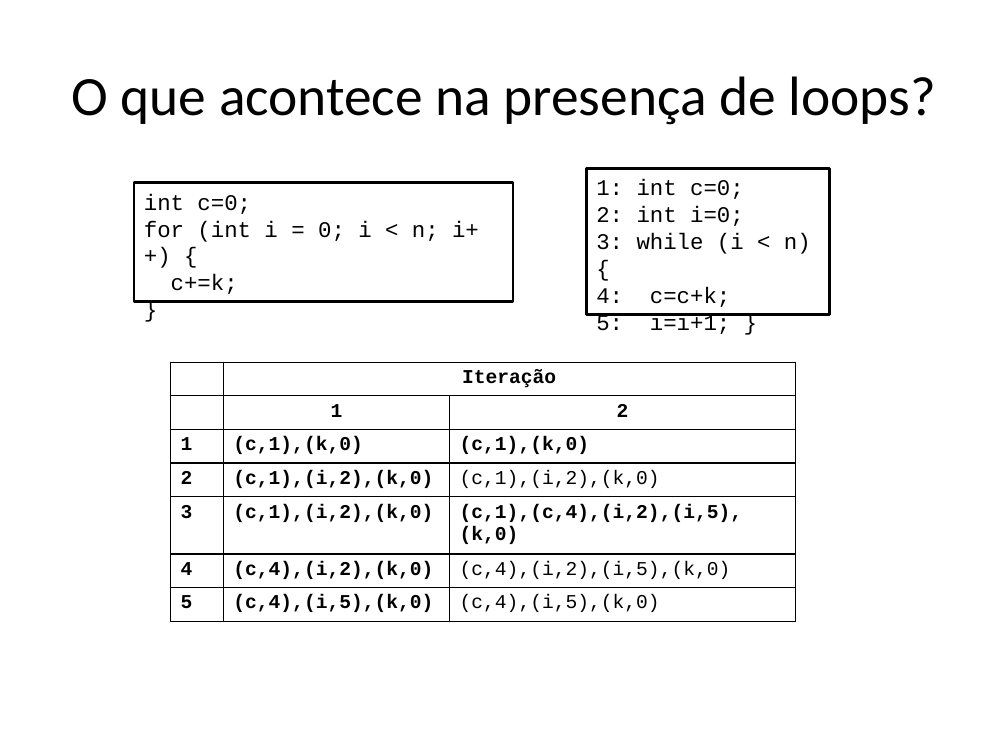
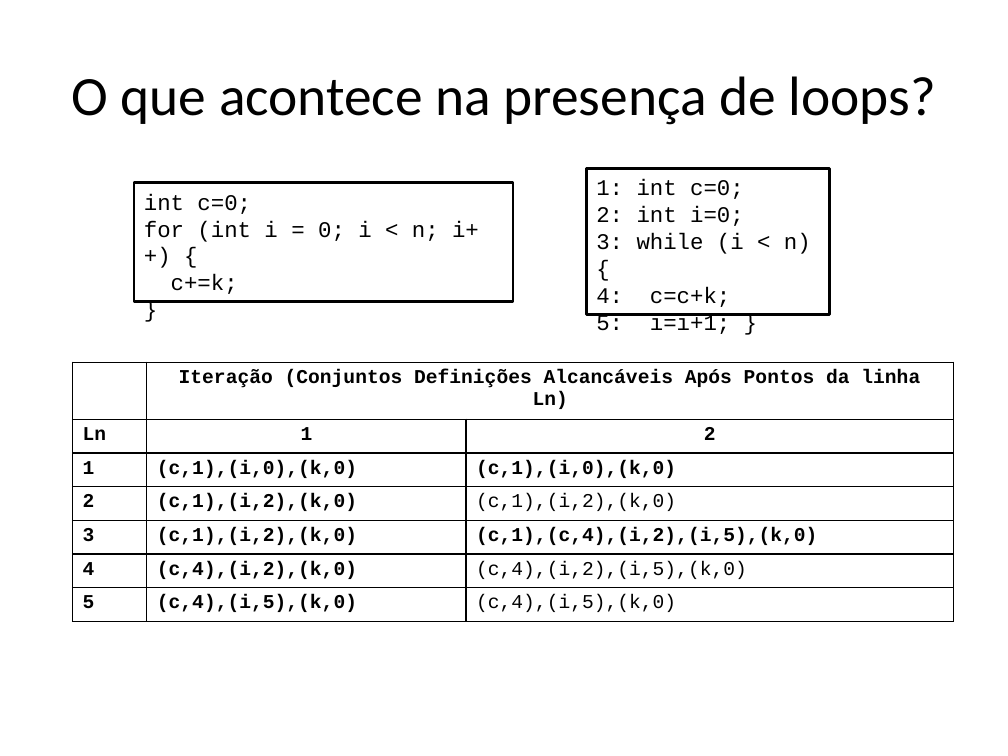
Before and after one commit to damorim/compilers-cin, a slide deck: slide 28 of slides-aulas/analise-estatica.pptx. Drawn at 1008x756 pixels with LibreOffice and Linux fonts; fonts in the diff are those of the drawing. Boxes give left, top, right and bottom in pixels: in the first picture for what was removed or moved away, otherwise in the second. Text is boxed around its words. In the diff, an @@ line names an element or a change of style, - is before the commit and + after.

```diff
--- a/slides-aulas/analise-estatica.pptx
+++ b/slides-aulas/analise-estatica.pptx
@@ table at <box>73,362,955,616</box> @@
-row 1, column 2: Iteração
+row 1, column 2: Iteração (Conjuntos Definições Alcancáveis Após Pontos da linha Ln)
-row 2, column 1: 
+row 2, column 1: Ln
-row 3, column 2: (c,1),(k,0)
+row 3, column 2: (c,1),(i,0),(k,0)
-row 3, column 3: (c,1),(k,0)
+row 3, column 3: (c,1),(i,0),(k,0)
@@ table: place and size @@
-table at <box>170,362,795,616</box>
+table at <box>73,362,955,616</box>
```
Also in this commit, not shown: 2 other slides changed, 1 slide added, 1 slide removed, 7 other files.
